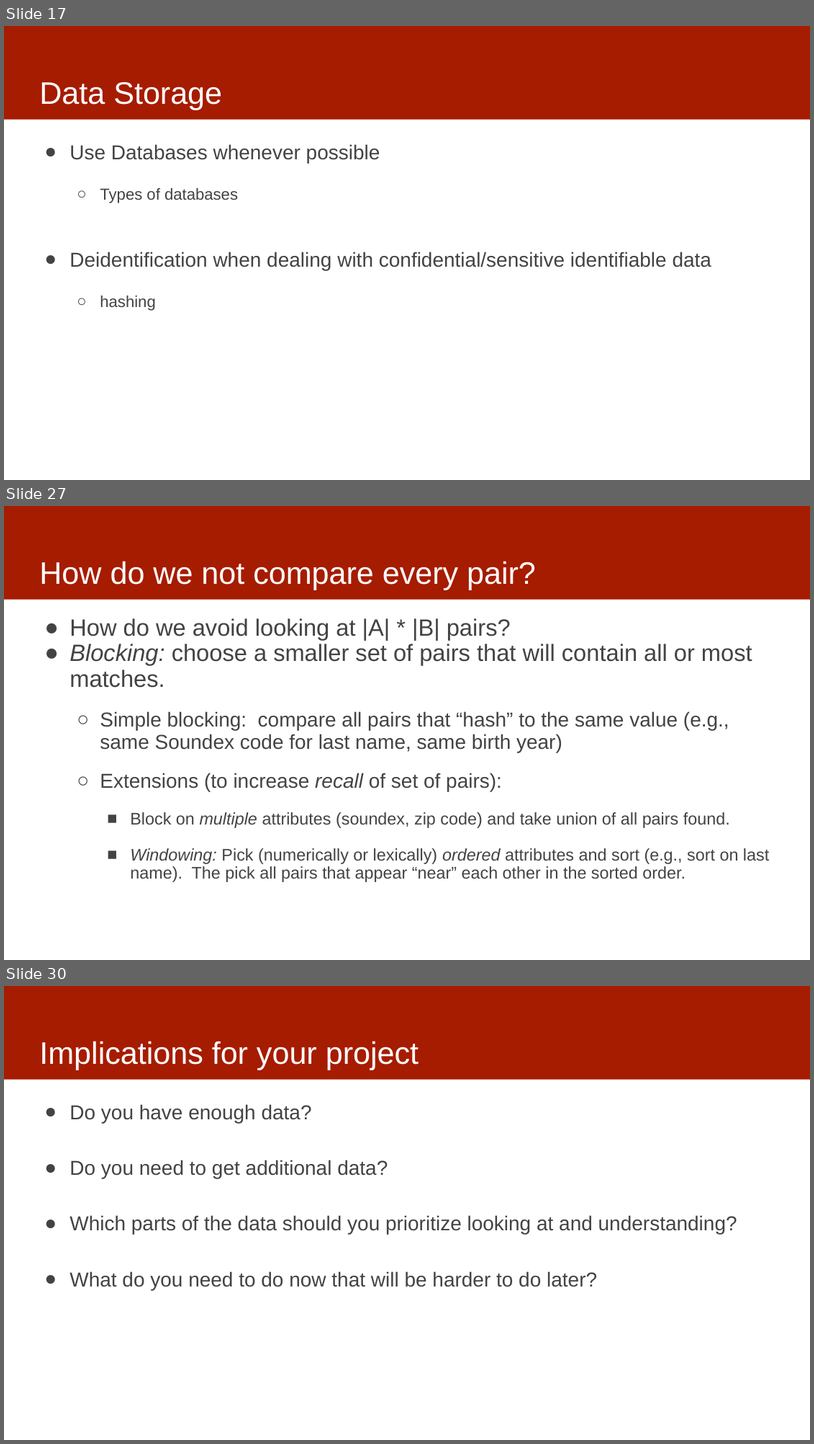
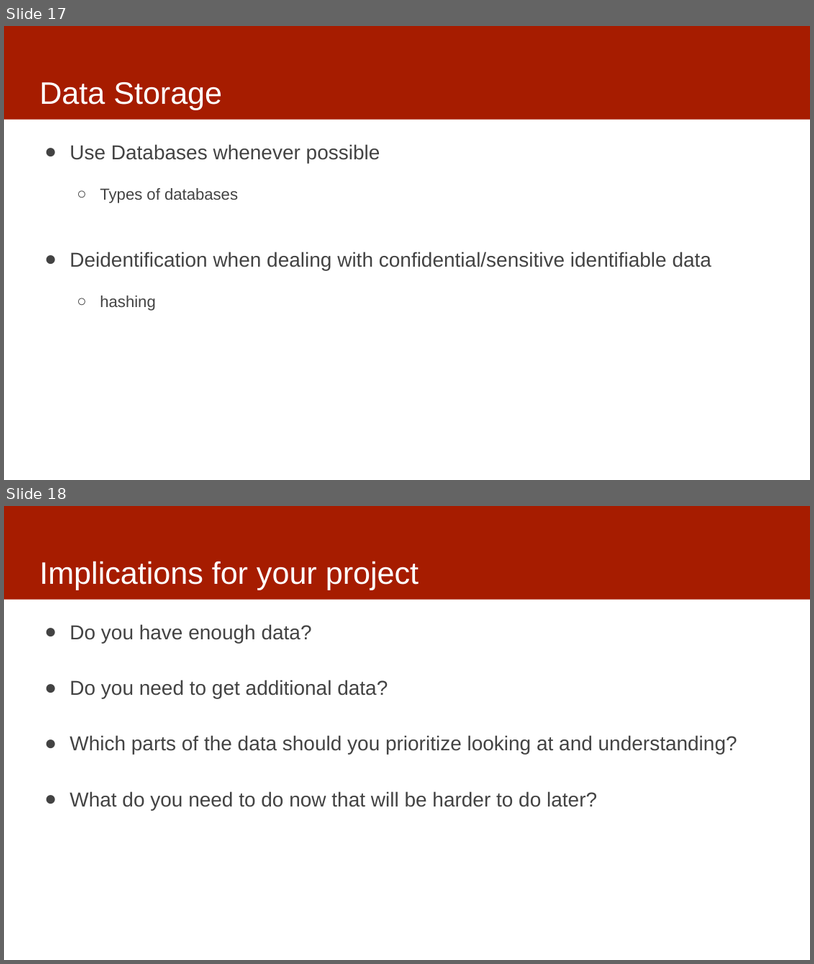
Before and after one commit to dssg/mlforpublicpolicylab, a slide deck: Lectures/04-data.pptx. Shown one above the other, each under a label of ours: slides 17, 27 and 30 before the commit, slides 17 and 18 after it; the slides between them are not shown. The pictures are 814x1444 and 814x964 pixels, drawn with LibreOffice and Linux fonts; fonts in the diff are those of the drawing. Boxes give left, top, right and bottom in pixels: in the first picture for what was removed or moved away, otherwise in the second. Text is boxed around its words. In the diff, an @@ line names an element or a change of style, - is before the commit and + after.

```diff
--- a/Lectures/04-data.pptx
+++ b/Lectures/04-data.pptx
@@ slide 27 removed at (4, 506, 810, 960), background #FFFFFF; not listed: 1 template element that a slide beside it also shows @@
@@ title removed at (39, 561, 536, 590) @@
-How do we not compare every pair?
@@ text removed at (70, 618, 769, 882) @@
-● How do we avoid looking at |A| * |B| pairs?
-● Blocking: choose a smaller set of pairs that will contain all or most matches.
-  ○ Simple blocking: compare all pairs that “hash” to the same value (e.g., same Soundex code for last name, same birth year)
-  ○ Extensions (to increase recall of set of pairs):
-    ■ Block on multiple attributes (soundex, zip code) and take union of all pairs found.
-    ■ Windowing: Pick (numerically or lexically) ordered attributes and sort (e.g., sort on last name). The pick all pairs that appear “near” each other in the sorted order.
@@ what was slide 30 is now slide 18 @@
```
Also in this commit, not shown: 1 slide changed, 11 other slides removed, 2 other files.
